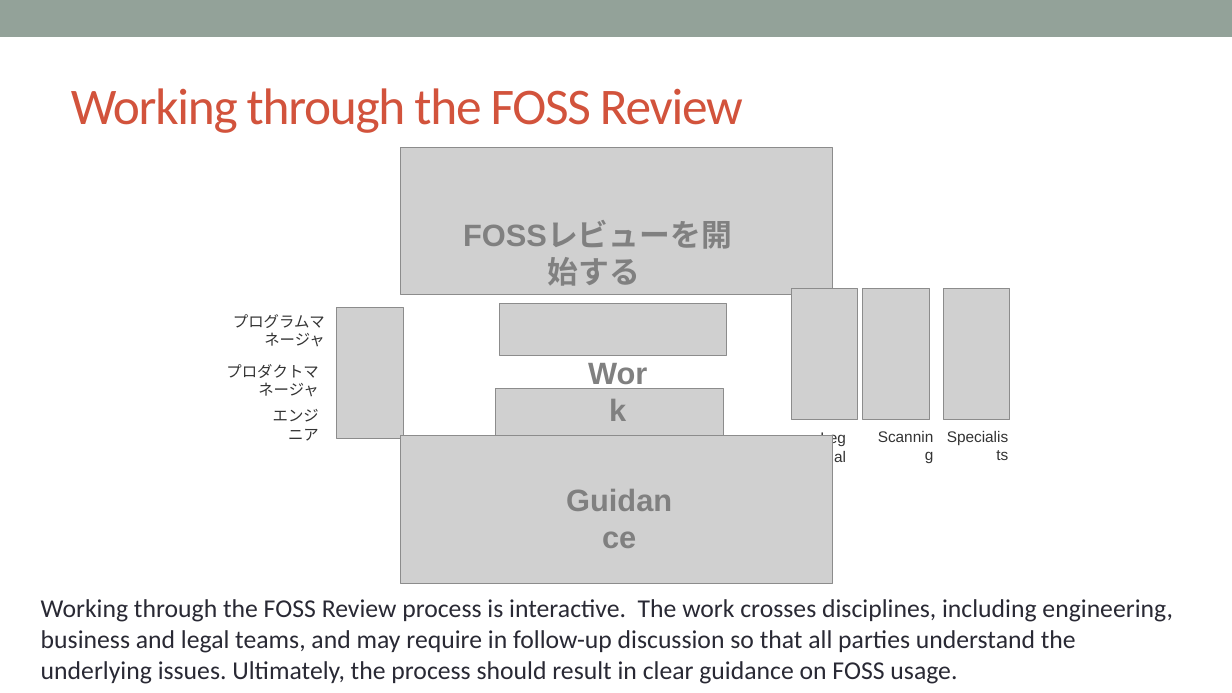
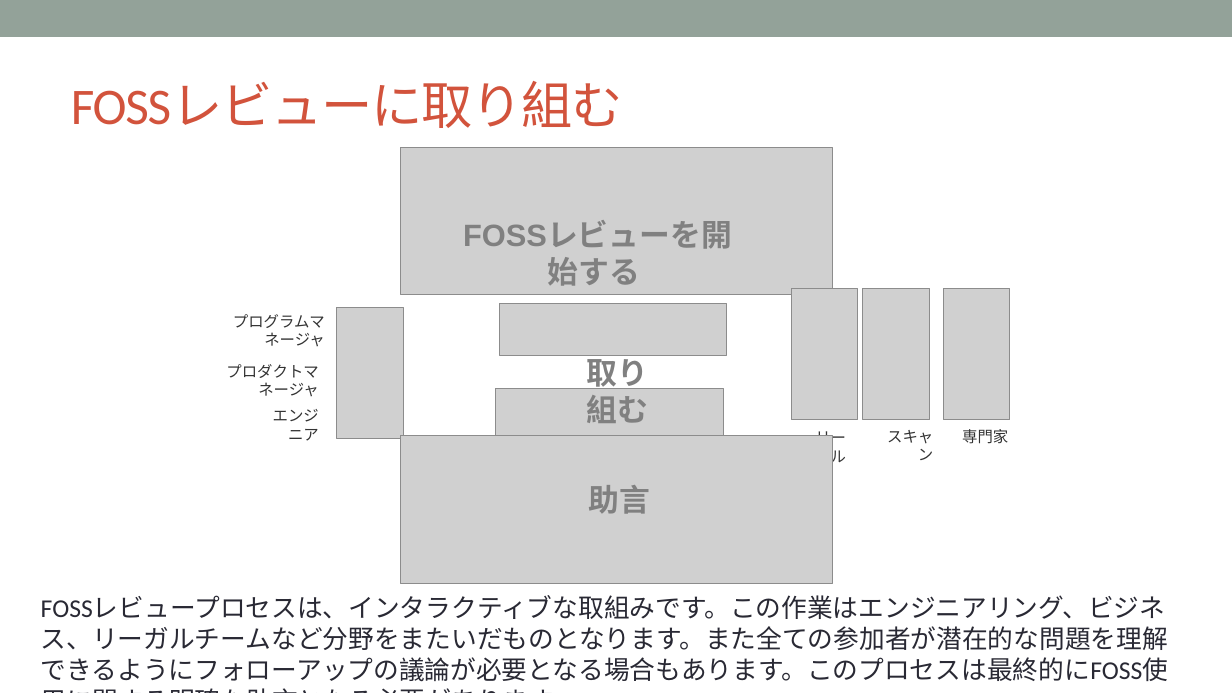
Before and after one commit to OpenChain-Project/Curriculum-Translation-JP, a slide deck: slide 47 of target/openchain-curriculum-release-2.pptx. Drawn at 1232x693 pixels with LibreOffice and Linux fonts; fonts in the diff are those of the drawing; grey boxes stand for pictures; background and template pictures are left out. Boxes give left, top, right and bottom in pixels: in the first picture for what was removed or moved away, otherwise in the second. Text is boxed around its words. In the diff, an @@ line names an element or a change of style, - is before the commit and + after.

Commit message:
47/75 slides done.

```diff
--- a/target/openchain-curriculum-release-2.pptx
+++ b/target/openchain-curriculum-release-2.pptx
@@ title at [71, 82, 623, 128]: text changed @@
-Working through the FOSS Review
+FOSSレビューに取り組む
@@ text at [587, 355, 649, 423]: text changed @@
-Work
+取り組む
@@ text at [815, 431, 846, 466]: text changed @@
-Legal
+リーガル
@@ text at [887, 430, 933, 460]: text changed @@
-Scanning
+スキャン
@@ text at [962, 429, 1008, 444]: text changed @@
-Specialists
+専門家
@@ text at [588, 485, 650, 514]: text changed @@
-Guidance
+助言
@@ text at [41, 596, 1168, 682]: text changed @@
-Working through the FOSS Review process is interactive. The work crosses disciplines, including engineering, business and legal teams, and may require in follow-up discussion so that all parties understand the underlying issues. Ultimately, the process should result in clear guidance on FOSS usage.
+FOSSレビュープロセスは、インタラクティブな取組みです。この作業はエンジニアリング、ビジネス、リーガルチームなど分野をまたいだものとなります。また全ての参加者が潜在的な問題を理解できるようにフォローアップの議論が必要となる場合もあります。このプロセスは最終的にFOSS使用に関する明確な助言となる必要があります。
```
Also in this commit, not shown: 3 other slides changed, 8 other files.
